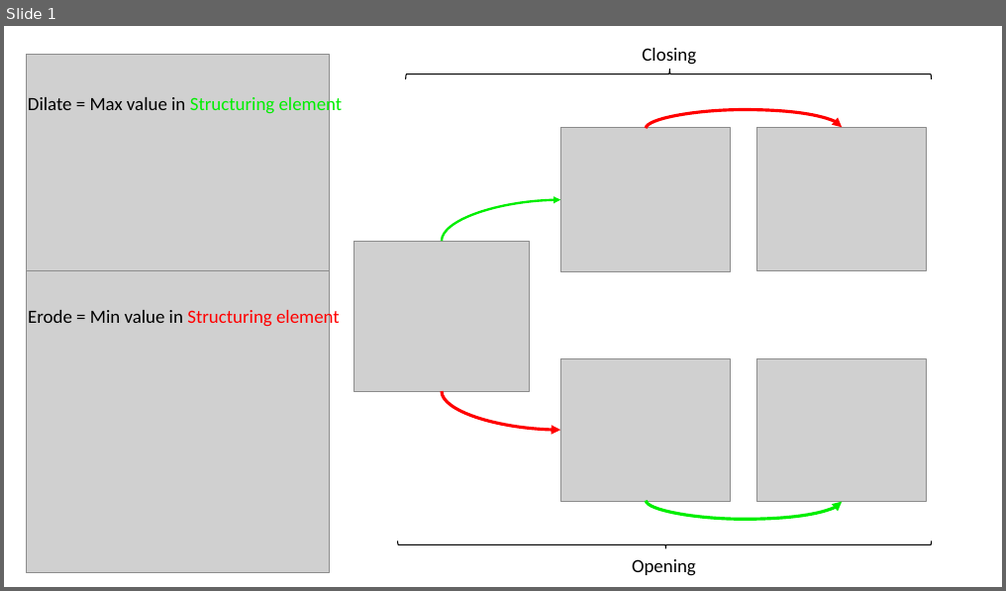
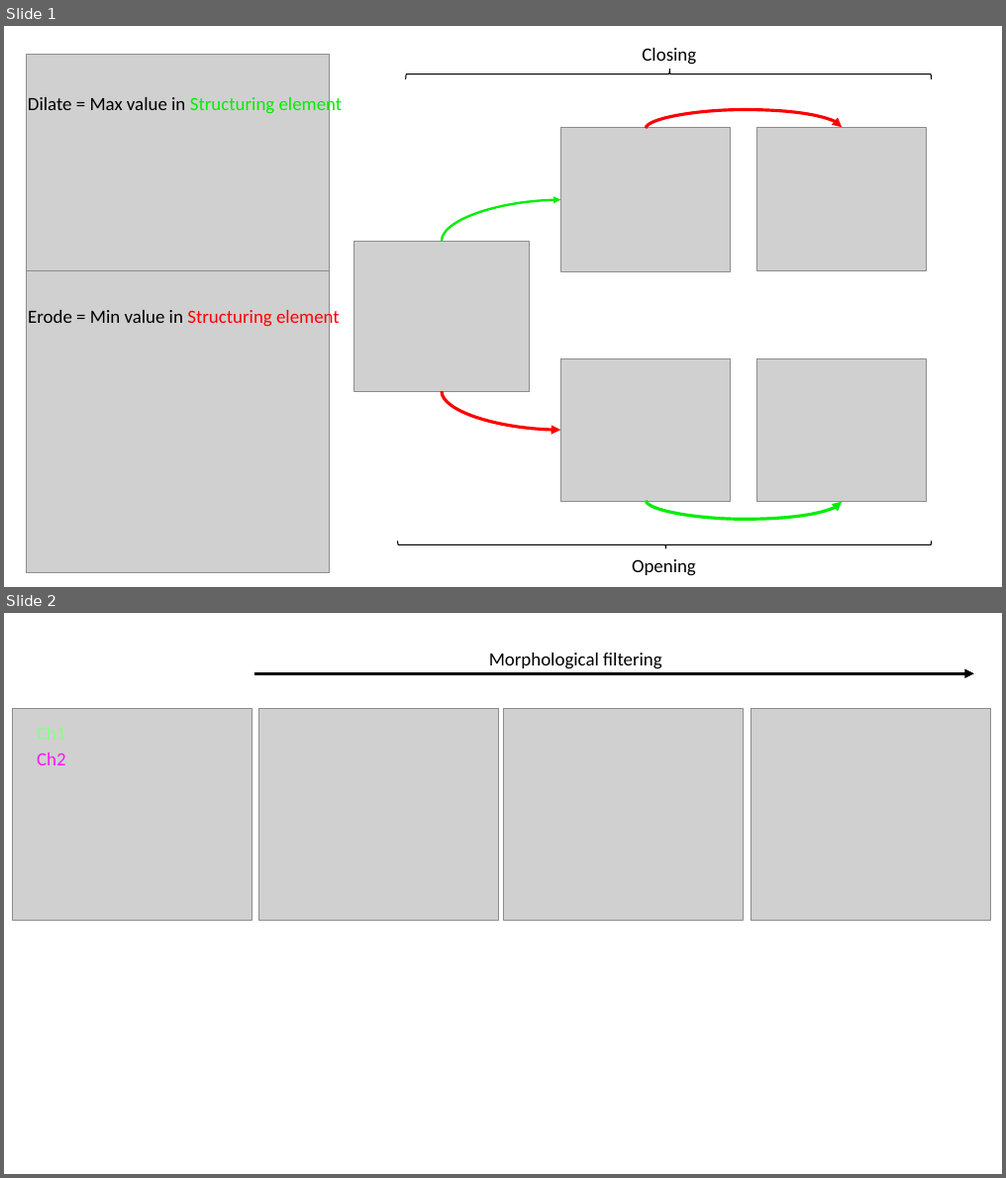
Before and after one commit to NEUBIAS/training-resources, a slide deck: figures/resources/filter_morphological.pptx. Shown one above the other, each under a label of ours: slide 1 before the commit, slides 1 and 2 after it. The pictures are 1006x591 and 1006x1178 pixels, drawn with LibreOffice and Linux fonts; fonts in the diff are those of the drawing; grey boxes stand for pictures. Boxes give left, top, right and bottom in pixels: in the first picture for what was removed or moved away, otherwise in the second. Text is boxed around its words. In the diff, an @@ line names an element or a change of style, - is before the commit and + after.

```diff
--- a/figures/resources/filter_morphological.pptx
+++ b/figures/resources/filter_morphological.pptx
@@ slide 2 added at [4, 613, 1002, 1174], background #FFFFFF @@
@@ text added at [489, 653, 662, 669], 18 pt, text #000000 @@
+Morphological filtering
@@ arrow added from (254, 673) to (974, 673), #000000 3 pt @@
@@ picture added at [12, 708, 252, 920] @@
@@ picture added at [259, 708, 500, 920] @@
@@ picture added at [503, 708, 744, 920] @@
@@ picture added at [750, 708, 991, 920] @@
@@ text added at [37, 753, 66, 765], 18 pt, text #FC13FC @@
+Ch2
```
Also in this commit, not shown: 3 other files.
